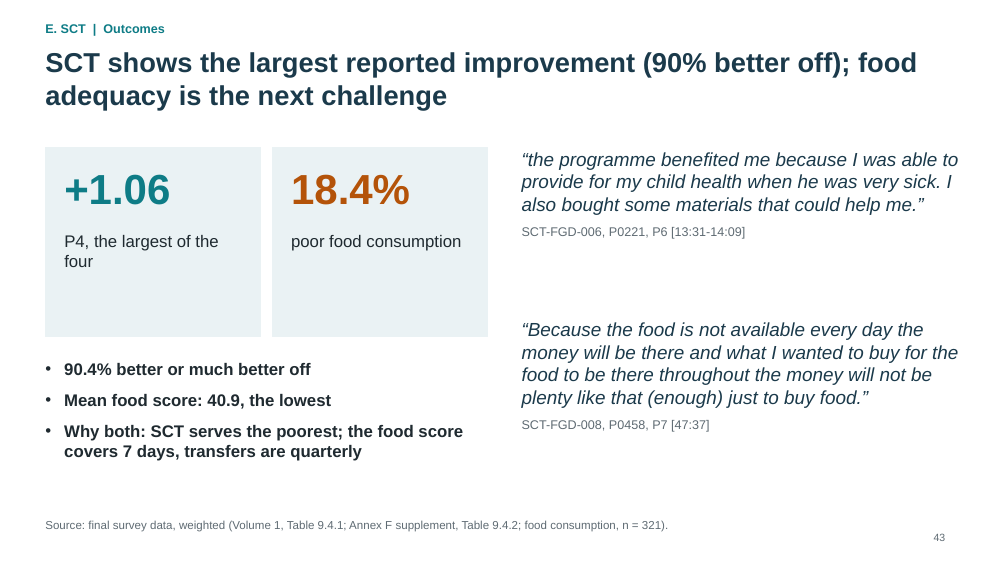
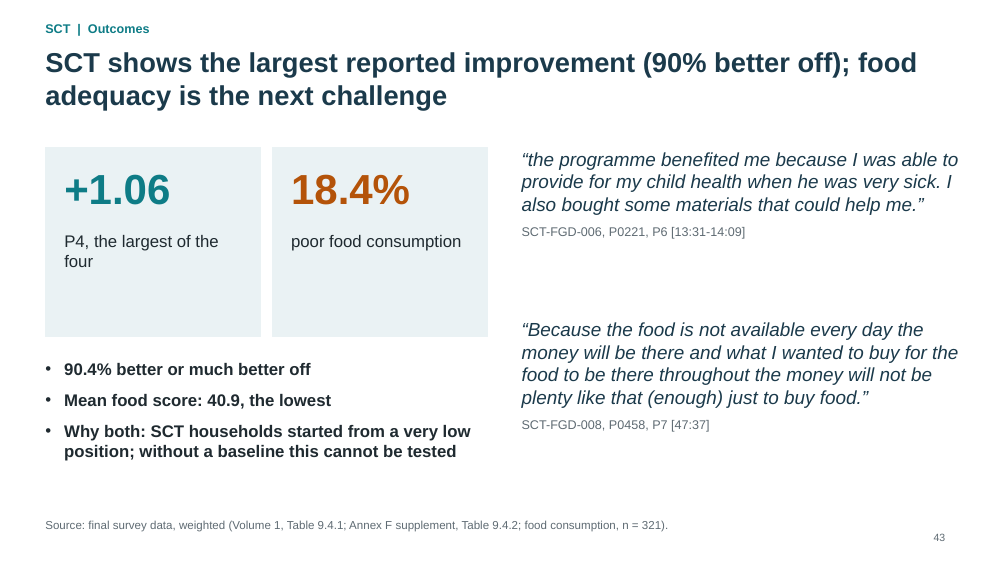
Before and after one commit to kokouekpinda/kokouekpinda, a slide deck: slide 43 of deliverables/REALISE_PMT_Presentation_v5.pptx. Drawn at 1008x567 pixels with LibreOffice and Linux fonts; fonts in the diff are those of the drawing. Boxes give left, top, right and bottom in pixels: in the first picture for what was removed or moved away, otherwise in the second. Text is boxed around its words. In the diff, an @@ line names an element or a change of style, - is before the commit and + after.

```diff
--- a/deliverables/REALISE_PMT_Presentation_v5.pptx
+++ b/deliverables/REALISE_PMT_Presentation_v5.pptx
@@ text at [45, 24, 150, 33]: text changed @@
-E. SCT | Outcomes
+SCT | Outcomes
@@ text at [64, 425, 471, 461]: text changed @@
-• Why both: SCT serves the poorest; the food score covers 7 days, transfers are quarterly
+• Why both: SCT households started from a very low position; without a baseline this cannot be tested
```
Also in this commit, not shown: 31 other slides changed.
